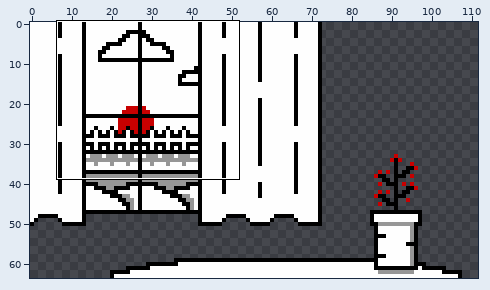
File history of a pixel-art file, public/assets/backgrounds/livingroom/01/livingroom-01.aseprite. The picture above shows the old version from afar; the outline marks the close-up.
Close-up. Before the edit:
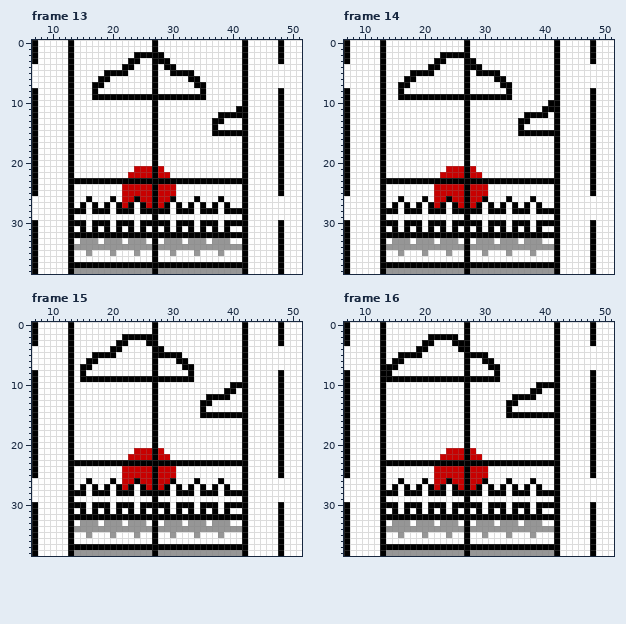
128x64 pixels, 41 frames. Colours within 5 levels of each other are drawn and written as one. Shown: frame 13: x 7..51, y 0..38; frame 14: x 7..51, y 0..38; frame 15: x 7..51, y 0..38; frame 16: x 7..51, y 0..38. The wide view leaves out empty margins. The commit also changed other frames or places, which this record leaves out.
Once edited:
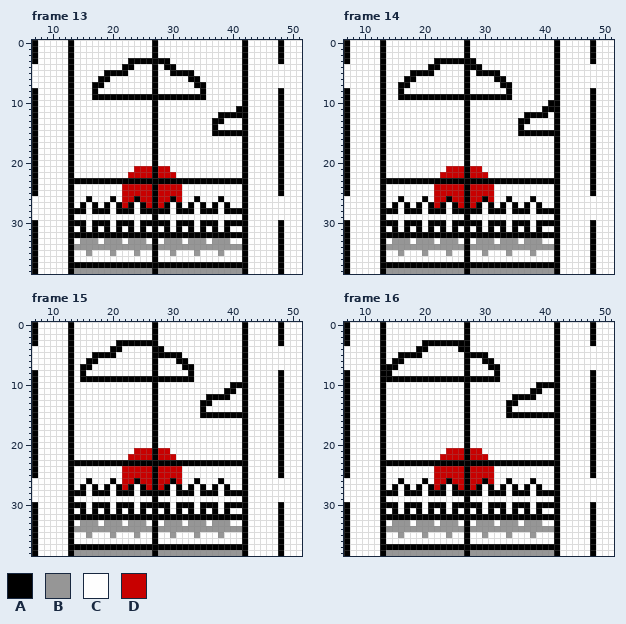
Palette (. is transparent): A #000000  B #969696  C #fefefe  D #c80000
Changes in this commit:
{"where": "frame 13"}
{"frame":13,"y":2,"x":24,"old":"AAA","new":"CCC"}
{"frame":13,"y":2,"x":28,"old":"A","new":"C"}
{"frame":13,"y":3,"x":25,"old":"CC","new":"AA"}
{"frame":13,"y":21,"x":29,"old":"C","new":"D"}
{"frame":13,"y":22,"x":30,"old":"C","new":"D"}
{"frame":13,"y":24,"x":31,"old":"C","new":"D"}
{"frame":13,"y":25,"x":31,"old":"C","new":"D"}
{"frame":13,"y":26,"x":31,"old":"C","new":"D"}
{"where": "frame 14"}
{"frame":14,"y":2,"x":23,"old":"AAAA","new":"CCCC"}
{"frame":14,"y":3,"x":24,"old":"CCC","new":"AAA"}
{"frame":14,"y":21,"x":29,"old":"C","new":"D"}
{"frame":14,"y":22,"x":30,"old":"C","new":"D"}
{"frame":14,"y":24,"x":31,"old":"C","new":"D"}
{"frame":14,"y":25,"x":31,"old":"C","new":"D"}
{"frame":14,"y":26,"x":31,"old":"C","new":"D"}
{"where": "frame 15"}
{"frame":15,"y":2,"x":22,"old":"AAAAA","new":"CCCCC"}
{"frame":15,"y":3,"x":23,"old":"CCC","new":"AAA"}
{"frame":15,"y":21,"x":29,"old":"C","new":"D"}
{"frame":15,"y":22,"x":30,"old":"C","new":"D"}
{"frame":15,"y":24,"x":31,"old":"C","new":"D"}
{"frame":15,"y":25,"x":31,"old":"C","new":"D"}
{"frame":15,"y":26,"x":31,"old":"C","new":"D"}
{"where": "frame 16"}
{"frame":16,"y":2,"x":21,"old":"AAAAA","new":"CCCCC"}
{"frame":16,"y":3,"x":22,"old":"CCC","new":"AAA"}
{"frame":16,"y":21,"x":29,"old":"C","new":"D"}
{"frame":16,"y":22,"x":30,"old":"C","new":"D"}
{"frame":16,"y":24,"x":31,"old":"C","new":"D"}
{"frame":16,"y":25,"x":31,"old":"C","new":"D"}
{"frame":16,"y":26,"x":31,"old":"C","new":"D"}
{"label":"changed","picture_box":[134,52,164,64]}
{"label":"changed","picture_box":[164,166,182,202]}
{"label":"changed","picture_box":[440,52,464,64]}
{"label":"changed","picture_box":[476,166,494,202]}
{"label":"changed","picture_box":[122,334,152,346]}
{"label":"changed","picture_box":[164,448,182,484]}
{"label":"changed","picture_box":[428,334,458,346]}
{"label":"changed","picture_box":[476,448,494,484]}
